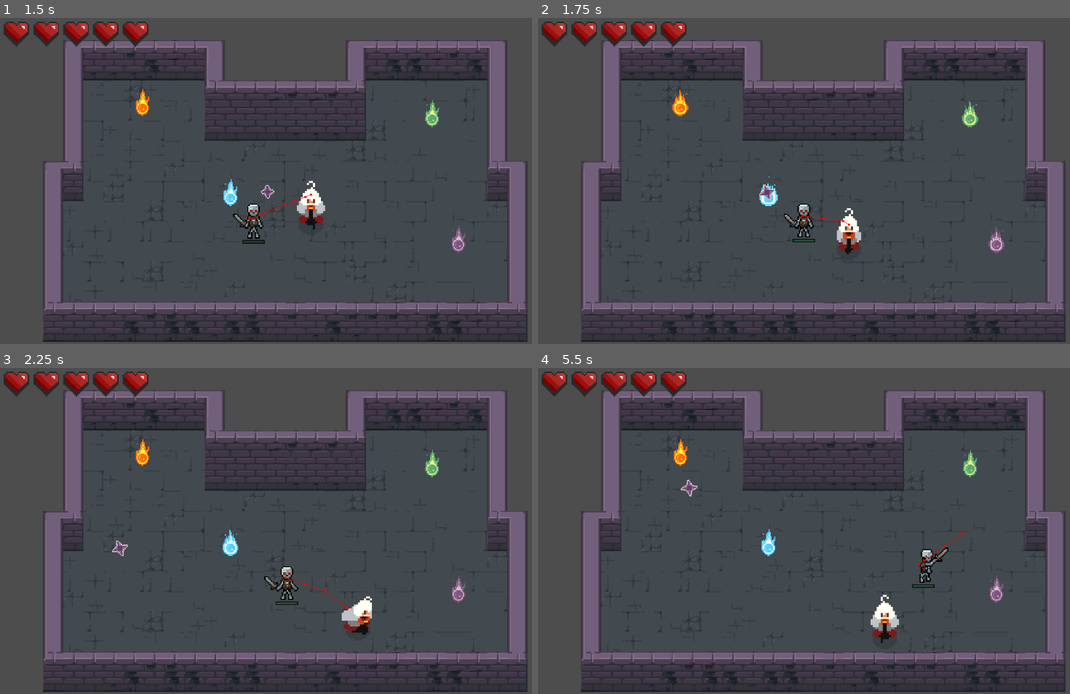
Above: before the commit, frames 1-4 (two rows, left to right).
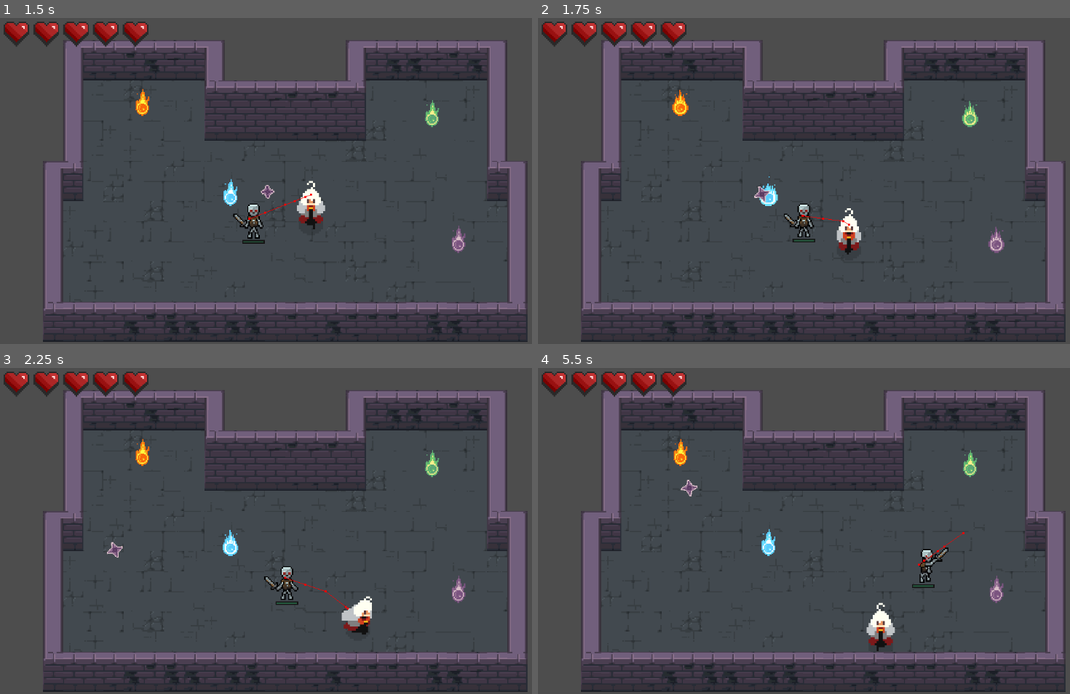
Above: after the commit, the same moments.

Repository: GuusOomen/Arcane-Dungeons-Trials-of-the-Elements
Game: Godot game, scene res://main.tscn
Two runs of this game, one before a commit and one after it. Both use one fixed random seed, a clock stepped at 60 frames per second and the inputs below.
Inputs (mouse positions are in pixels of both pictures, inside the frame that each line leads up to):
- Up to frame 1 (1.5 s): move the mouse to (420, 164) at 0.52 s; hold D (right) 0.53-1.28 s; tap Space (attack) at 0.6 s; move the mouse to (175, 197) at 1.27 s; hold S (down) from 1.28 s (still down); click (175, 197) at 1.35 s
- Up to frame 2 (1.75 s): keep holding S (down)
- Up to frame 3 (2.25 s): move the mouse to (351, 459) at 2.02 s; release S (down) at 2.03 s; hold D (right) from 2.03 s (still down); tap Ctrl (dash) at 2.1 s
- Up to frame 4 (5.5 s): move the mouse to (798, 596) at 2.77 s; release D (right) at 2.78 s; hold W (up) 2.78-3.53 s; tap Shift (roll) at 2.85 s; move the mouse to (1000, 579) at 3.52 s; hold A (left) 3.53-5.03 s; tap Space (attack) at 3.6 s; move the mouse to (655, 482) at 4.27 s; click (655, 482) at 4.35 s; move the mouse to (857, 531) at 5.02 s; hold S (down) from 5.03 s (still down); tap Ctrl (dash) at 5.1 s

Frame 1 is identical in both runs. In frame 2, 0.1% of the frame differs, in the area x 40-45%, y 51-57%; in frame 3, 0.1%; in frame 4, 0.6%, in the area x 61-68%, y 69-87%.

Commit message:
fix skeleton collision

Diff:
--- a/Main_character.tscn
+++ b/Main_character.tscn
@@ -1333,6 +1333,7 @@
 height = 14.0
 
 [node name="Player" type="CharacterBody2D" groups=["Player"]]
+collision_layer = 0
 motion_mode = 1
 script = ExtResource("1_neyl5")
 
--- a/Skeleton.tscn
+++ b/Skeleton.tscn
@@ -21,10 +21,11 @@
 [ext_resource type="Texture2D" uid="uid://dsqny5ycx0il7" path="res://enemies/skeleton/Right/Png/SkeletonWithSwordRightHurt.png" id="18_lwst7"]
 [ext_resource type="Texture2D" uid="uid://b0niesy6ir7vc" path="res://enemies/skeleton/Right/Png/SkeletonWithSwordRightIdle.png" id="19_swkfk"]
 [ext_resource type="Texture2D" uid="uid://dv4bo8mtse1xs" path="res://enemies/skeleton/Right/Png/SkeletonWithSwordRightRun.png" id="20_32cq0"]
-[ext_resource type="PackedScene" uid="uid://gqq7opqr8gnq" path="res://enemies/healthbar.tscn" id="22_wha6g"]
+[ext_resource type="PackedScene" path="res://enemies/healthbar.tscn" id="22_wha6g"]
 
 [sub_resource type="CapsuleShape2D" id="CapsuleShape2D_h655u"]
-radius = 8.0
+radius = 1.0
+height = 16.0
 
 [sub_resource type="AtlasTexture" id="AtlasTexture_iilo7"]
 atlas = ExtResource("1_n3ch6")
@@ -1043,10 +1044,12 @@
 height = 28.0
 
 [node name="Skeleton" type="CharacterBody2D" groups=["Enemy"]]
+collision_layer = 0
 script = ExtResource("1_bwphp")
 
 [node name="CollisionShape2D" type="CollisionShape2D" parent="."]
-position = Vector2(0, 2)
+position = Vector2(0, 14)
+rotation = 1.5708
 shape = SubResource("CapsuleShape2D_h655u")
 
 [node name="AnimatedSprite2D" type="AnimatedSprite2D" parent="."]
--- a/main.tscn
+++ b/main.tscn
@@ -1,11 +1,11 @@
 [gd_scene load_steps=11 format=3 uid="uid://br858p83p1f5r"]
 
 [ext_resource type="PackedScene" uid="uid://cokr0nbhhpsng" path="res://Main_character.tscn" id="2_pqbwu"]
-[ext_resource type="PackedScene" uid="uid://ip246espjksp" path="res://rooms/Room1.tscn" id="3_w78d1"]
+[ext_resource type="PackedScene" uid="uid://ip246espjksp" path="res://rooms/test_room.tscn" id="3_w78d1"]
 [ext_resource type="PackedScene" uid="uid://bqphqqsbp1btx" path="res://Skeleton.tscn" id="4_ot48j"]
-[ext_resource type="PackedScene" uid="uid://b22wmlu7rrtem" path="res://hud.tscn" id="5_slawn"]
+[ext_resource type="PackedScene" path="res://hud.tscn" id="5_slawn"]
 [ext_resource type="PackedScene" uid="uid://b1sl54bed4u5h" path="res://projectile/projectile.tscn" id="6_2psyd"]
-[ext_resource type="PackedScene" uid="uid://d0ybc5t7vr58y" path="res://orb.tscn" id="6_8kdbm"]
+[ext_resource type="PackedScene" path="res://orb.tscn" id="6_8kdbm"]
 [ext_resource type="PackedScene" uid="uid://cmft2eharu7sk" path="res://projectile/projectile-fire.tscn" id="7_sblsb"]
 [ext_resource type="PackedScene" uid="uid://p7vdj2e6agkp" path="res://projectile/projectile-water.tscn" id="8_lh76p"]
 [ext_resource type="PackedScene" uid="uid://0bvvjk8q2f4h" path="res://projectile/projectile-earth.tscn" id="9_qaslt"]
@@ -38,7 +38,6 @@
 scale = Vector2(2.5, 2.5)
 
 [node name="Player" parent="." instance=ExtResource("2_pqbwu")]
-unique_name_in_owner = true
 position = Vector2(586, 328)
 scale = Vector2(4, 4)
 projectile_scene_default = ExtResource("6_2psyd")
Not shown: 1 places in Main_character.tscn that only renumber resources
Not shown: 1 places in cloth.tres that only renumber resources
